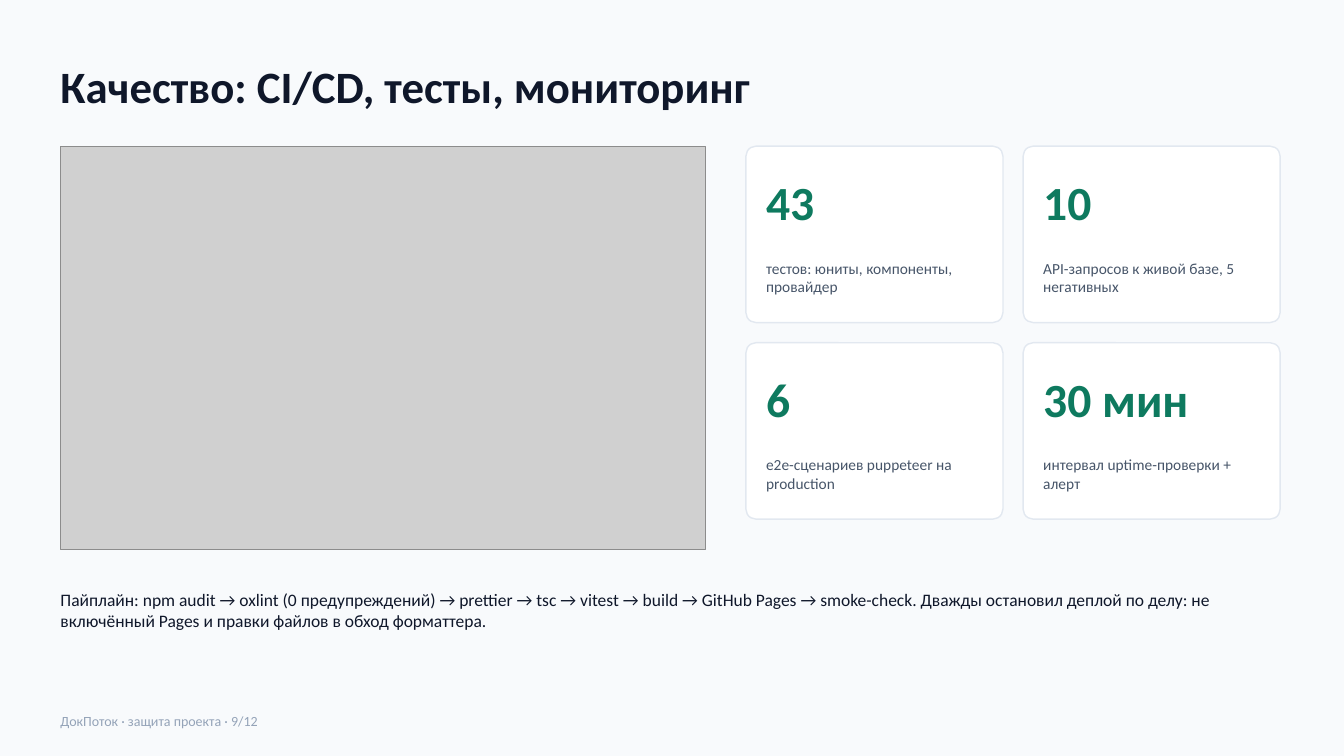
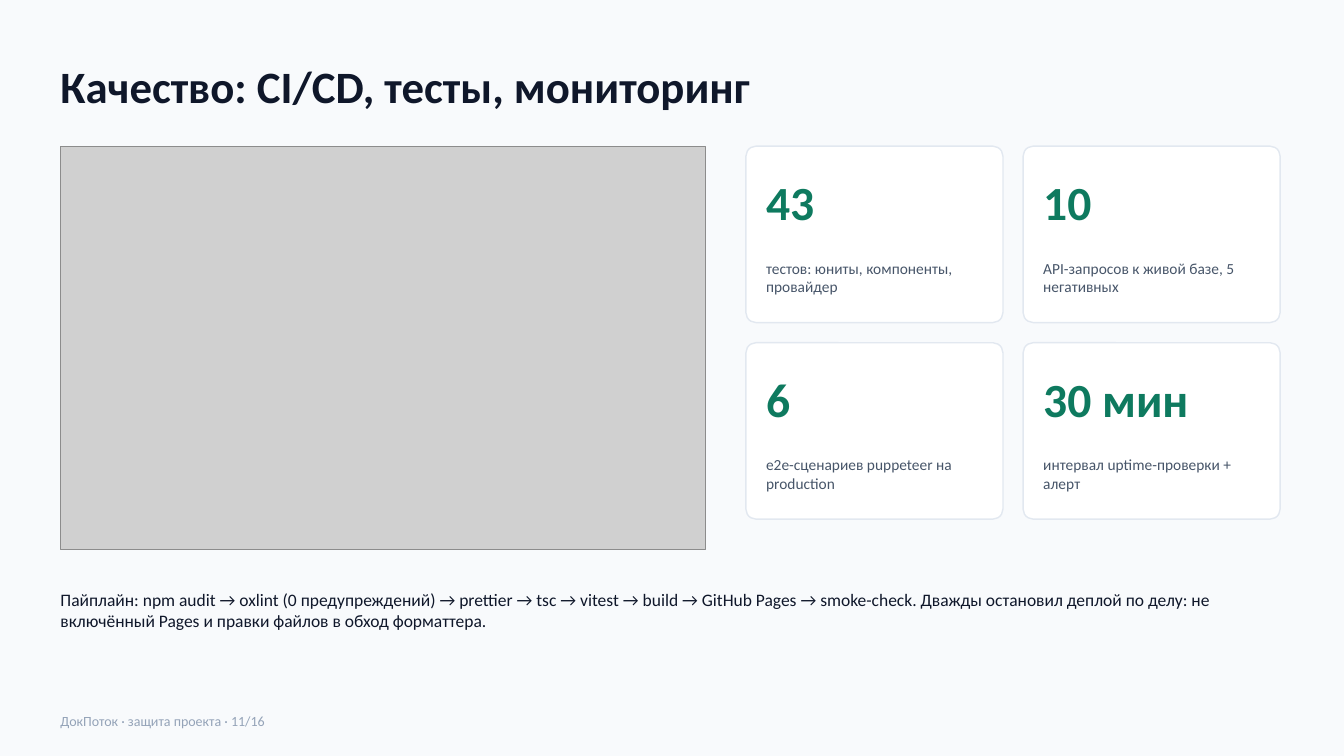
Before and after one commit to topchiiaa-eng/docflow, a slide deck: slide 11 of docs/presentation.pptx (slide 9 before the commit). Drawn at 1344x756 pixels with LibreOffice and Linux fonts; fonts in the diff are those of the drawing; grey boxes stand for pictures. Boxes give left, top, right and bottom in pixels: in the first picture for what was removed or moved away, otherwise in the second. Text is boxed around its words. In the diff, an @@ line names an element or a change of style, - is before the commit and + after.

```diff
--- a/docs/presentation.pptx
+++ b/docs/presentation.pptx
@@ text at (x1=60, y1=716, x2=265, y2=728): text changed @@
-ДокПоток · защита проекта · 9/12
+ДокПоток · защита проекта · 11/16
```
Also in this commit, not shown: 9 other slides changed, 4 slides added, 7 other files.
